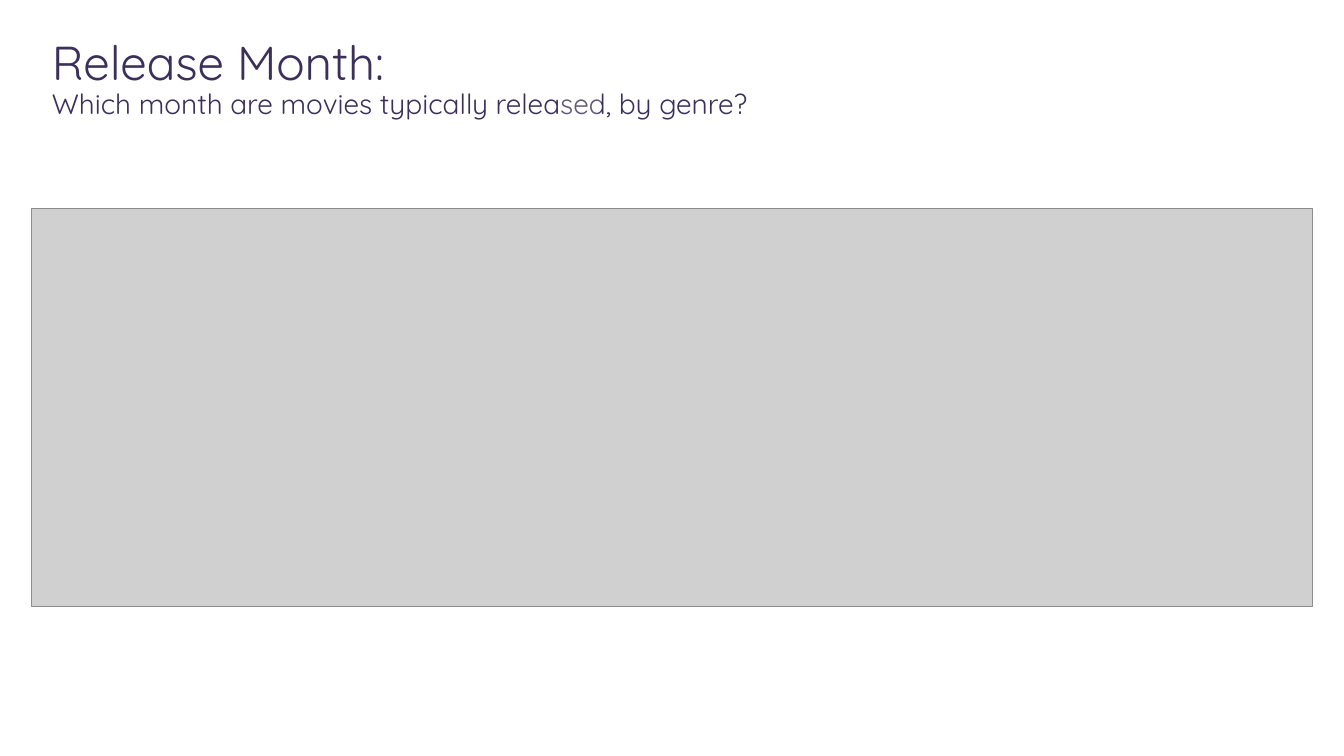
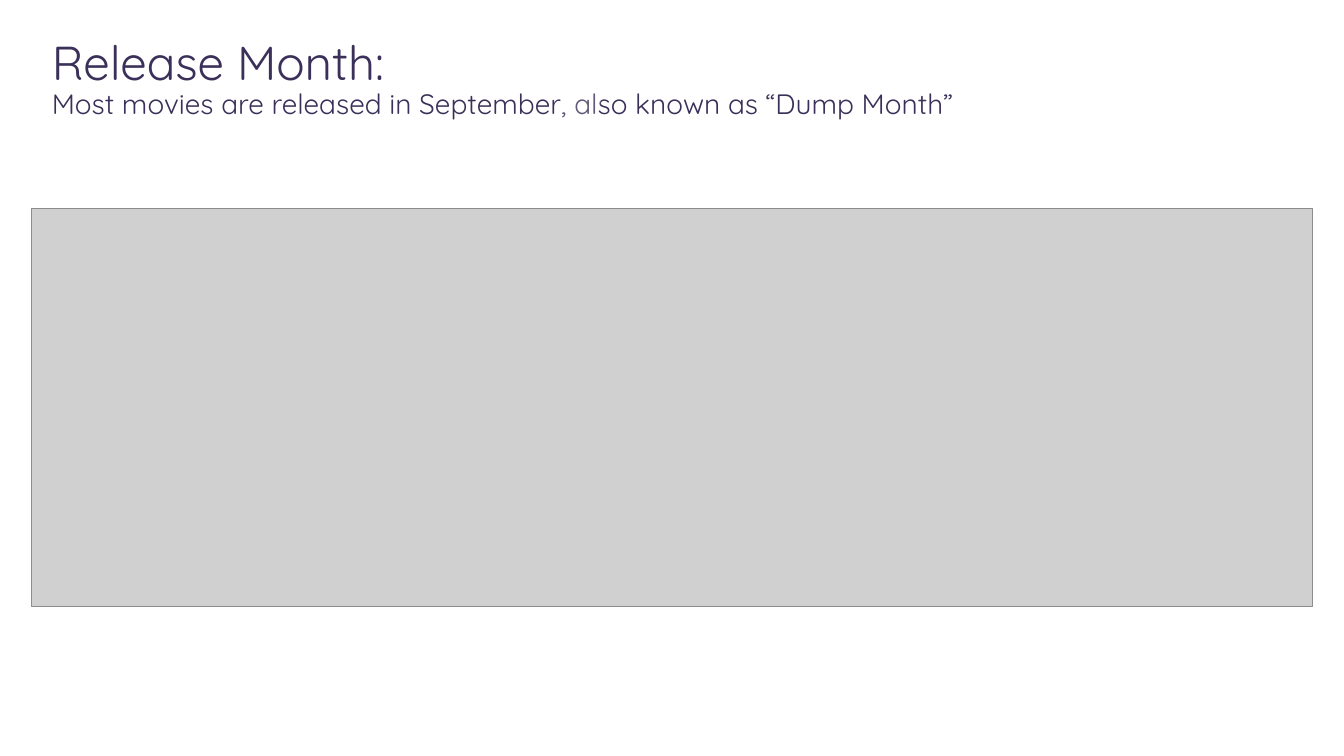
Before and after one commit to carlosiruiz/movie_market_analysis, a slide deck: slide 7 of Final Presentation.pptx (slide 6 before the commit). Drawn at 1344x756 pixels with LibreOffice and Linux fonts; fonts in the diff are those of the drawing; grey boxes stand for pictures; background and template pictures are left out. Boxes give left, top, right and bottom in pixels: in the first picture for what was removed or moved away, otherwise in the second. Text is boxed around its words. In the diff, an @@ line names an element or a change of style, - is before the commit and + after.

```diff
--- a/Final Presentation.pptx
+++ b/Final Presentation.pptx
@@ title at (52,45,953,120): text changed @@
-Release Month:
-Which month are movies typically released, by genre?
+Release Month:
+Most movies are released in September, also known as “Dump Month”
```
Also in this commit, not shown: 4 other slides changed, 1 slide added, 1 other file.
